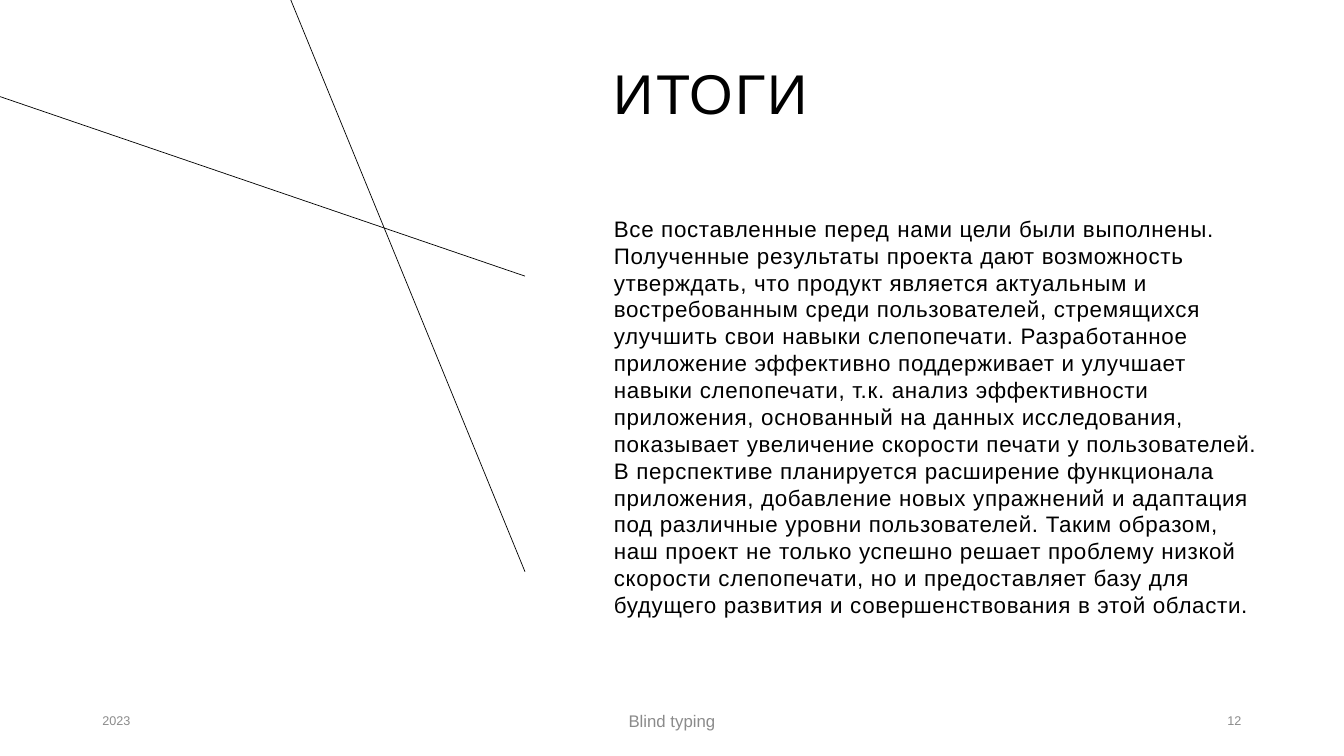
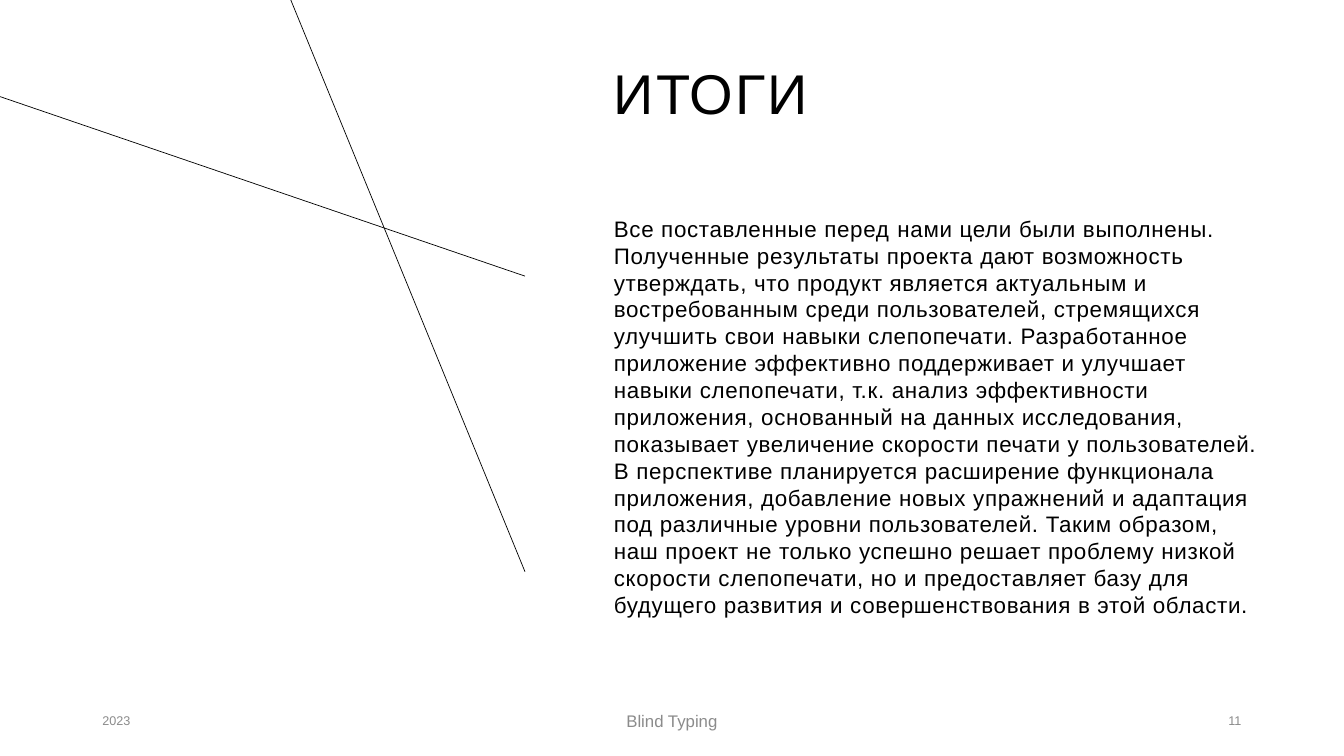
Before and after one commit to kblc9l/pythonProject, a slide deck: slide 11 of for_presentation_project/Blind Typing.pptx (slide 12 before the commit). Drawn at 1344x756 pixels with LibreOffice and Linux fonts; fonts in the diff are those of the drawing. Boxes give left, top, right and bottom in pixels: in the first picture for what was removed or moved away, otherwise in the second. Text is boxed around its words. In the diff, an @@ line names an element or a change of style, - is before the commit and + after.

```diff
--- a/for_presentation_project/Blind Typing.pptx
+++ b/for_presentation_project/Blind Typing.pptx
@@ text at (626,715,717,731): text changed @@
-Blind typing
+Blind Typing
@@ page number at (1228,716,1241,725): text changed @@
-12
+11
```
Also in this commit, not shown: 6 other slides changed, 1 slide removed, 1 other file.
